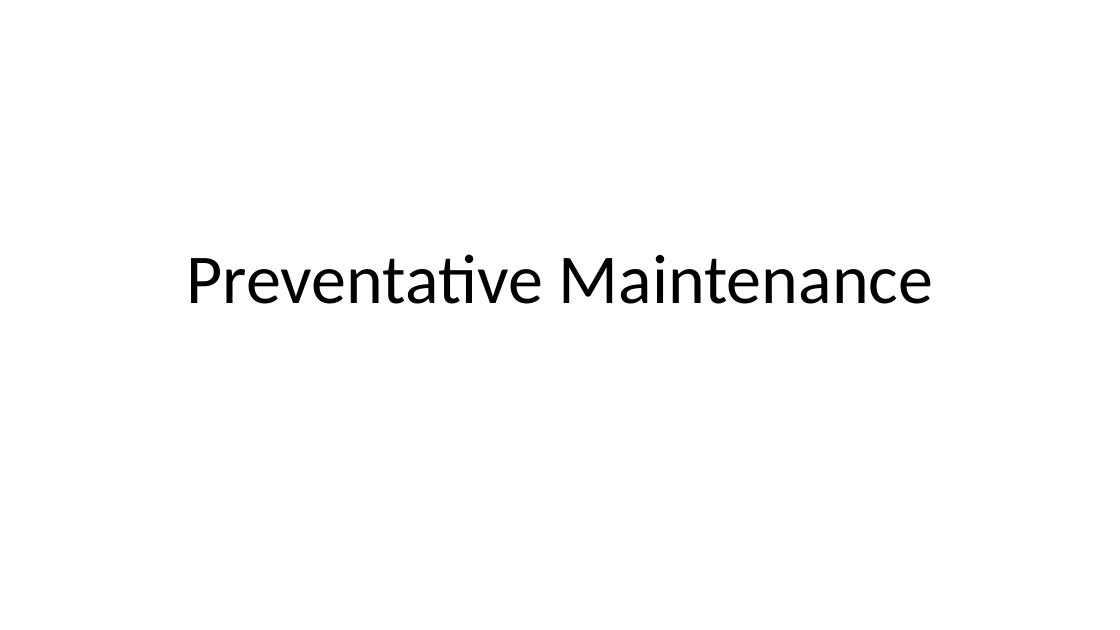
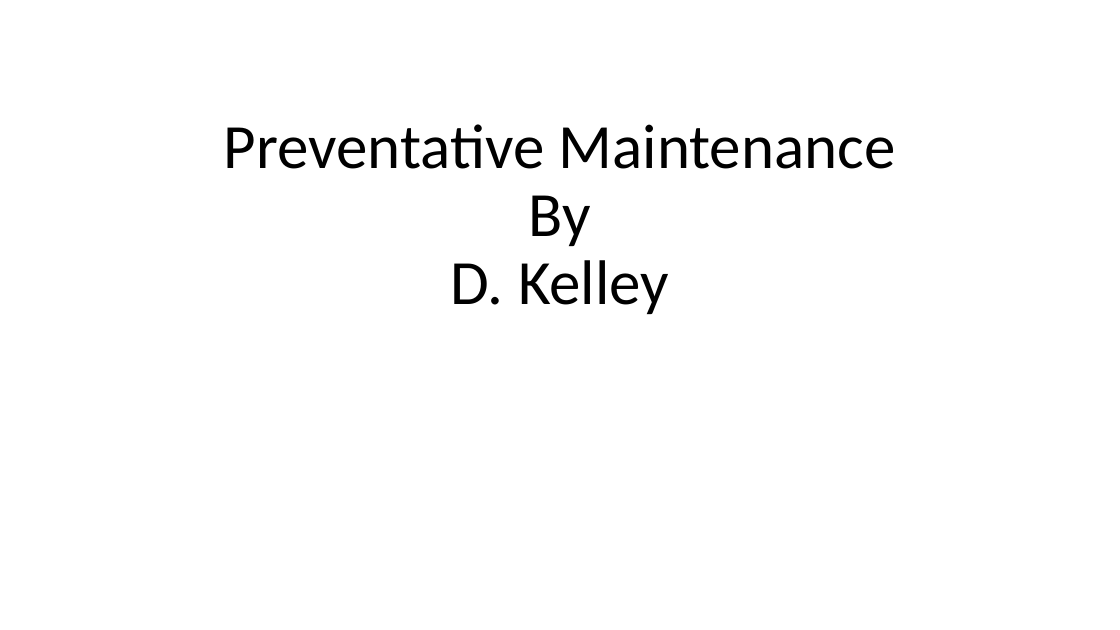
Before and after one commit to dwankelley/Predictive_Maintenance, a slide deck: slide 1 of Preventitive_Maintenance_Readme.pptx. Drawn at 1120x630 pixels with LibreOffice and Linux fonts; fonts in the diff are those of the drawing. Boxes give left, top, right and bottom in pixels: in the first picture for what was removed or moved away, otherwise in the second. Text is boxed around its words. In the diff, an @@ line names an element or a change of style, - is before the commit and + after.

```diff
--- a/Preventitive_Maintenance_Readme.pptx
+++ b/Preventitive_Maintenance_Readme.pptx
@@ title at (224,124,896,314): text changed; size 60 to 54 pt @@
-Preventative Maintenance
+Preventative Maintenance
+By
+D. Kelley
```
Also in this commit, not shown: 1 other slide changed, 2 other files.
